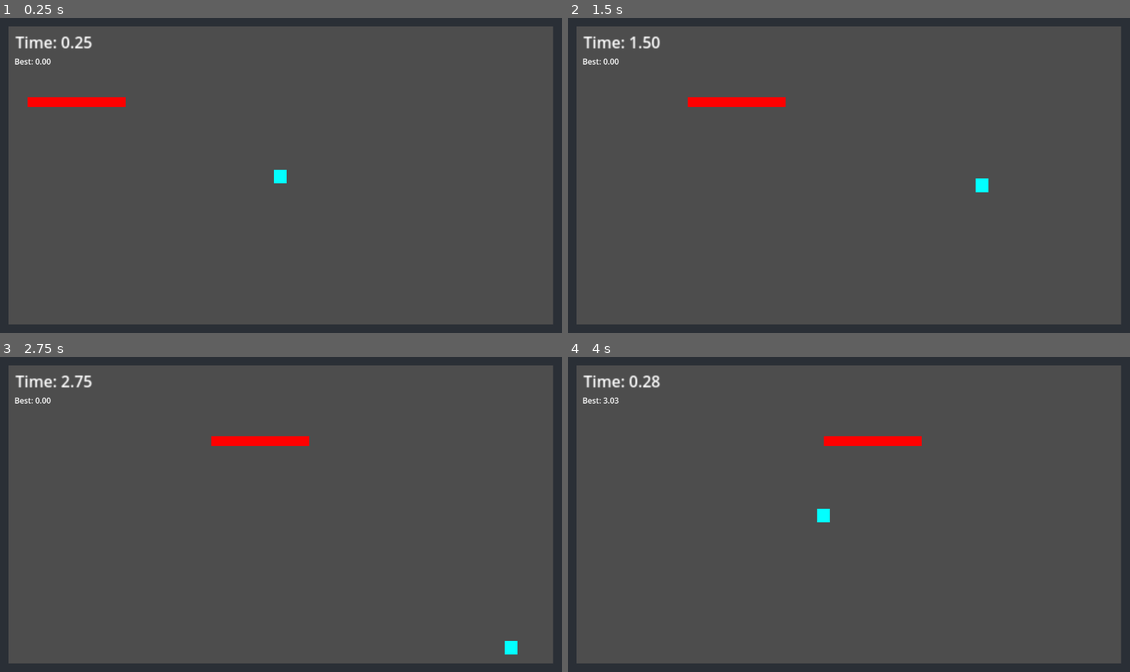
Above: before the commit, frames 1-4 (two rows, left to right).
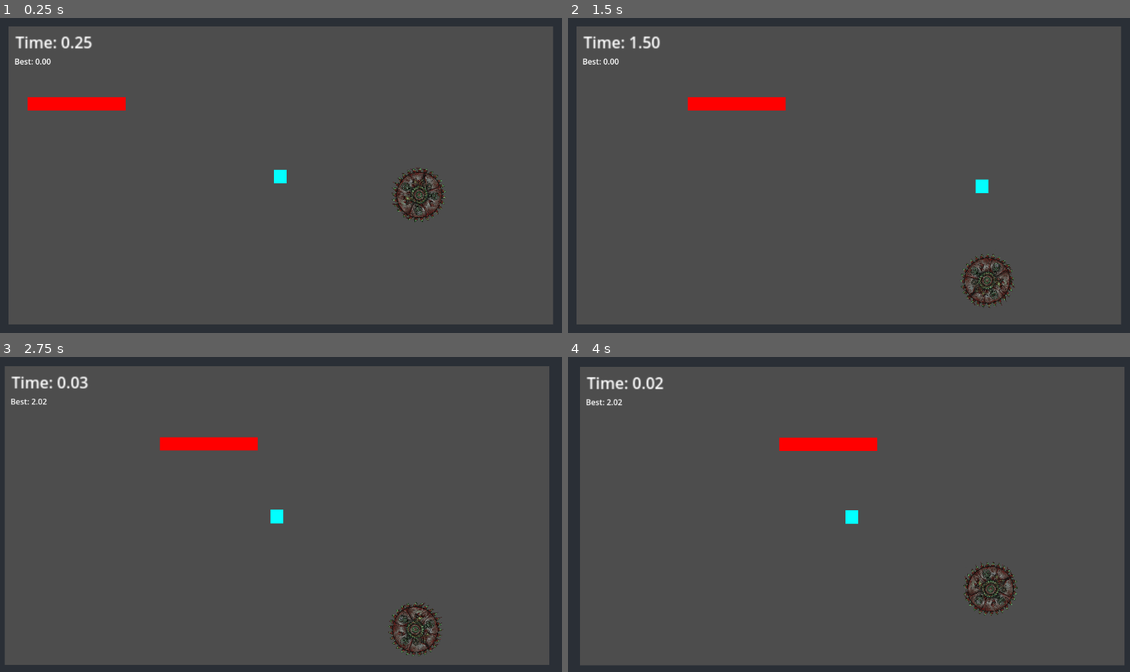
Above: after the commit, the same moments.

Repository: DarthBivan/time-decay
Game: Godot game, scene res://main.tscn
Two runs of this game, one before a commit and one after it. Both use one fixed random seed, a clock stepped at 60 frames per second and the inputs below.
Inputs:
- Up to frame 1 (0.25 s): no input
- Up to frame 2 (1.5 s): hold Right (ui_right) 0.53-1.28 s; hold Down (ui_down) from 1.28 s (still down)
- Up to frame 3 (2.75 s): release Down (ui_down) at 2.03 s; hold Right (ui_right) from 2.03 s (still down)
- Up to frame 4 (4 s): release Right (ui_right) at 2.78 s; hold Up (ui_up) 2.78-3.53 s; hold Left (ui_left) from 3.53 s (still down)

The runs differ from the first frame. In frame 1, 1.0% of the frame differs, in the area x 4-80%, y 28-65%; in frame 2, 1.0%; in frame 3, 4.2%; in frame 4, 4.3%, in the area x 1-99%, y 2-98%.

Commit message:
Rebuild vertical saw blade as scripted hazard

Diff:
--- a/main.tscn
+++ b/main.tscn
@@ -1,13 +1,15 @@
-[gd_scene load_steps=9 format=3 uid="uid://c4a32bfj4yhd4"]
+[gd_scene load_steps=12 format=3 uid="uid://c4a32bfj4yhd4"]
 
 [ext_resource type="Script" uid="uid://b0l7svsxowttf" path="res://player.gd" id="1_ig7tw"]
 [ext_resource type="Script" uid="uid://dd2el5tbxnq0m" path="res://obstacle_bar.gd" id="2_0xm2m"]
+[ext_resource type="Script" uid="uid://ci67wwh0gfouq" path="res://vertical_blade.gd" id="3_h2yge"]
+[ext_resource type="Texture2D" uid="uid://8by3pq0so7l5" path="res://Scary_Sawblade-removebg-preview.png" id="4_1bvp3"]
 
 [sub_resource type="RectangleShape2D" id="RectangleShape2D_0xm2m"]
 size = Vector2(26, 28)
 
 [sub_resource type="RectangleShape2D" id="RectangleShape2D_ig7tw"]
-size = Vector2(200, 19)
+size = Vector2(200, 26.5)
 
 [sub_resource type="RectangleShape2D" id="RectangleShape2D_h2yge"]
 size = Vector2(5.166667, 53.833332)
@@ -21,11 +23,18 @@
 [sub_resource type="RectangleShape2D" id="RectangleShape2D_7mycd"]
 size = Vector2(1156.5, 63)
 
+[sub_resource type="CircleShape2D" id="CircleShape2D_1bvp3"]
+radius = 56.0803
+
 [node name="Main" type="Node2D"]
 
 [node name="Player" type="CharacterBody2D" parent="."]
 position = Vector2(500, 300)
 script = ExtResource("1_ig7tw")
+
+[node name="CollisionShape2D" type="CollisionShape2D" parent="Player"]
+position = Vector2(0, 1)
+shape = SubResource("RectangleShape2D_0xm2m")
 
 [node name="ColorRect" type="ColorRect" parent="Player"]
 custom_minimum_size = Vector2(20, 20)
@@ -34,10 +43,6 @@
 offset_right = 13.0
 offset_bottom = 15.0
 color = Color(0.007843138, 1, 1, 1)
-
-[node name="CollisionShape2D" type="CollisionShape2D" parent="Player"]
-position = Vector2(0, 1)
-shape = SubResource("RectangleShape2D_0xm2m")
 
 [node name="TimerLabel" type="Label" parent="."]
 custom_minimum_size = Vector2(50, 20)
@@ -63,11 +68,11 @@
 offset_left = 23.0
 offset_top = 163.0
 offset_right = 223.0
-offset_bottom = 183.0
+offset_bottom = 190.0
 color = Color(1, 0, 0, 1)
 
 [node name="CollisionShape2D" type="CollisionShape2D" parent="ObstacleBar"]
-position = Vector2(123, 173)
+position = Vector2(123, 176.75)
 shape = SubResource("RectangleShape2D_ig7tw")
 
 [node name="Arena" type="StaticBody2D" parent="."]
@@ -119,3 +124,17 @@
 
 [node name="Camera2D" type="Camera2D" parent="."]
 position = Vector2(578, 325)
+
+[node name="VerticalBlade" type="Node2D" parent="."]
+position = Vector2(859, 327)
+script = ExtResource("3_h2yge")
+
+[node name="BladeVisual" type="Sprite2D" parent="VerticalBlade"]
+position = Vector2(0.4999467, 0.49999368)
+scale = Vector2(0.25800017, 0.24599996)
+texture = ExtResource("4_1bvp3")
+
+[node name="KillArea" type="Area2D" parent="VerticalBlade"]
+
+[node name="CollisionShape2D" type="CollisionShape2D" parent="VerticalBlade/KillArea"]
+shape = SubResource("CircleShape2D_1bvp3")
--- a/player.gd
+++ b/player.gd
@@ -9,15 +9,23 @@
 # FRICTION DECAY
 # =========================
 var base_friction: float = 900.0
-var min_friction: float = 150.0
-var friction_decay_rate: float = 15.0
+var min_friction: float = 180.0
+var friction_decay_rate: float = 12.0
 
 # =========================
 # ACCELERATION DECAY
 # =========================
 var base_acceleration: float = 1200.0
-var min_acceleration: float = 300.0
-var accel_decay_rate: float = 20.0
+var min_acceleration: float = 350.0
+var accel_decay_rate: float = 16.0
+
+# =========================
+# GRAVITY DRIFT (DOWN)
+# =========================
+var gravity_dir: Vector2 = Vector2(0, 1)     # pulls DOWN
+var base_gravity_strength: float = 18.0      # gentle start
+var gravity_growth: float = 1.1               # slow ramp
+var max_gravity_strength: float = 95.0        # hard cap (prevents impossible)
 
 # =========================
 # TIME & PRESSURE
@@ -91,7 +99,7 @@
 		base_acceleration
 	)
 
-	# ---- MOVEMENT ----
+	# ---- MOVEMENT INPUT ----
 	if input_dir != Vector2.ZERO:
 		velocity = velocity.move_toward(
 			input_dir * max_speed,
@@ -102,6 +110,17 @@
 			Vector2.ZERO,
 			current_friction * delta
 		)
+
+	# ---- APPLY GRAVITY DRIFT (CAPPED) ----
+	var gravity_strength := base_gravity_strength + time_alive * gravity_growth
+	gravity_strength = min(gravity_strength, max_gravity_strength)
+
+	var gravity_force := gravity_dir * gravity_strength
+	velocity += gravity_force * delta
+
+	# ---- CAP MAX SPEED (CRITICAL FOR CONTROL) ----
+	if velocity.length() > max_speed:
+		velocity = velocity.normalized() * max_speed
 
 	move_and_slide()
 
@@ -147,19 +166,14 @@
 
 	is_dead = true
 
-	# INSTANT FEEDBACK
 	start_camera_shake(0.25, 10.0)
-
-	# INSTANT HIT STOP
 	Engine.time_scale = 0.05
 
-	# Schedule unfreeze + reset
 	get_tree().create_timer(0.05).timeout.connect(_finish_death)
 
 func _finish_death() -> void:
 	Engine.time_scale = 1.0
 
-	# UPDATE BEST
 	if time_alive > best_time:
 		best_time = time_alive
 		update_best_label()
--- /dev/null
+++ b/vertical_blade.gd
@@ -0,0 +1,46 @@
+extends Node2D
+
+@onready var kill_area: Area2D = $KillArea
+@onready var blade_visual: Sprite2D = $BladeVisual
+
+# =========================
+# MOVEMENT
+# =========================
+var speed: float = 140.0
+var direction: int = 1   # 1 = down, -1 = up
+
+# Visual spin
+var spin_speed: float = 8.0
+
+var min_y: float
+var max_y: float
+
+func _ready() -> void:
+	var viewport := get_viewport_rect()
+
+	min_y = 60
+	max_y = viewport.size.y - 60
+
+	# Connect kill signal
+	kill_area.body_entered.connect(_on_kill_area_body_entered)
+
+func _process(delta: float) -> void:
+	# ---- MOVE UP / DOWN (SCRIPTED, NO PHYSICS) ----
+	position.y += speed * direction * delta
+
+	if position.y < min_y:
+		position.y = min_y
+		direction = 1
+	elif position.y > max_y:
+		position.y = max_y
+		direction = -1
+
+	# ---- SPIN VISUAL ONLY ----
+	blade_visual.rotation += spin_speed * delta
+
+# =========================
+# KILL PLAYER
+# =========================
+func _on_kill_area_body_entered(body: Node) -> void:
+	if body.name == "Player":
+		body.die()
Binary file added: Scary_Sawblade-removebg-preview.png
Not shown, added: Scary_Sawblade-removebg-preview.png.import
Not shown, added: vertical_blade.gd.uid
